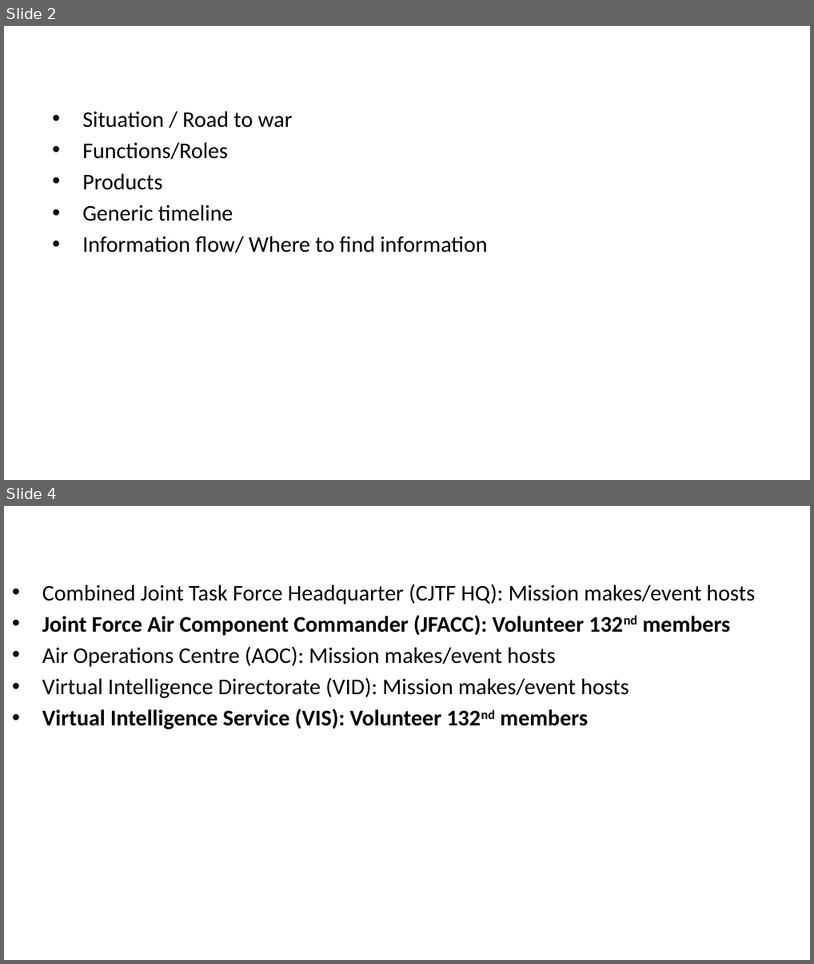
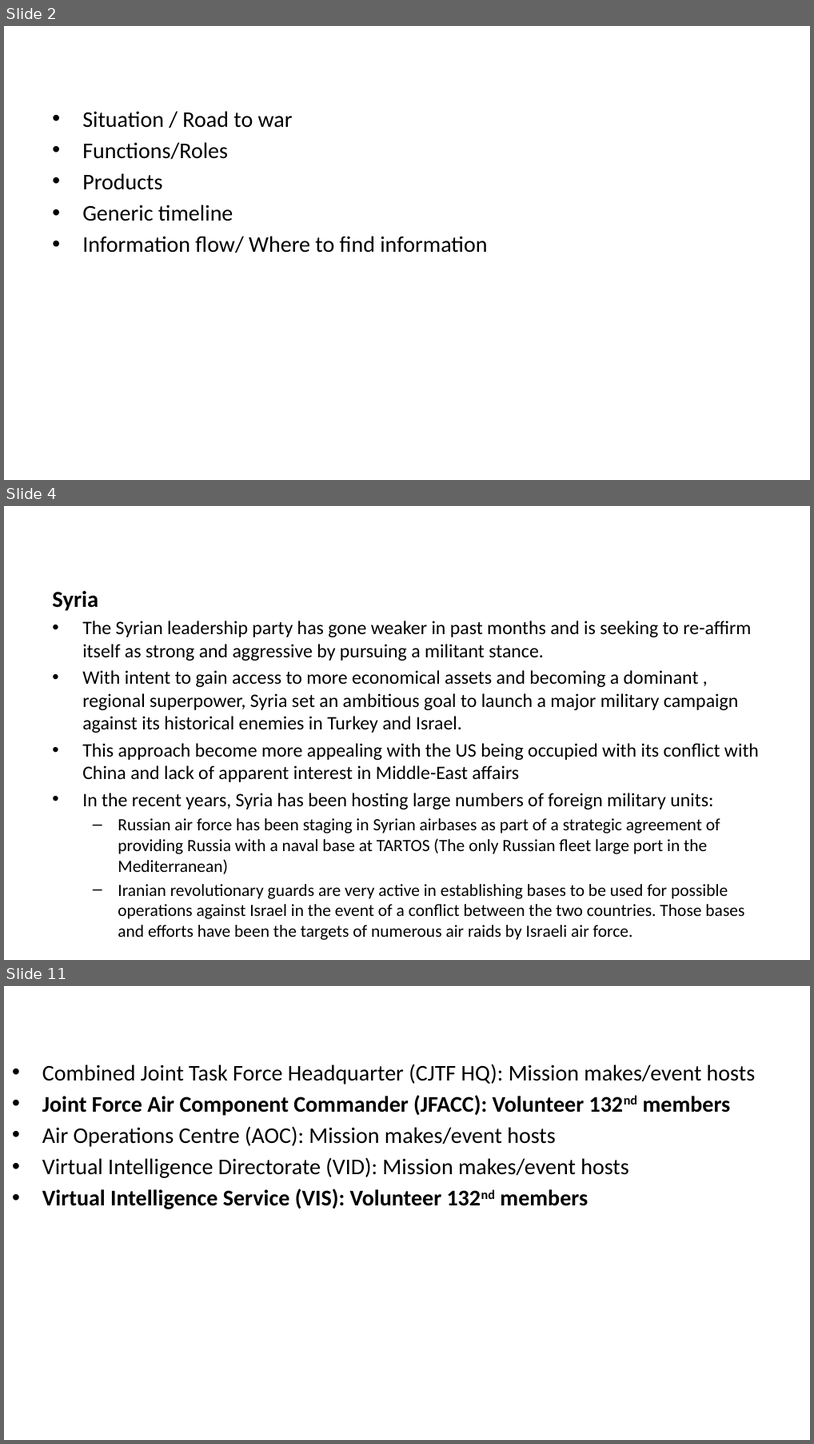
Before and after one commit to 132nd-vWing/OPAR-Brief, a slide deck: UNDER DEVELOPMENT/132nd OP ACTIVE RESOLVE Introduction Brief.pptx. Shown one above the other, each under a label of ours: slides 2 and 4 before the commit, slides 2, 4 and 11 after it; the slides between them are not shown. The pictures are 814x964 and 814x1444 pixels, drawn with LibreOffice and Linux fonts; fonts in the diff are those of the drawing; background and template pictures are left out. Boxes give left, top, right and bottom in pixels: in the first picture for what was removed or moved away, otherwise in the second. Text is boxed around its words. In the diff, an @@ line names an element or a change of style, - is before the commit and + after.

Commit message:
Added content to SITUATION slides

```diff
--- a/UNDER DEVELOPMENT/132nd OP ACTIVE RESOLVE Introduction Brief.pptx
+++ b/UNDER DEVELOPMENT/132nd OP ACTIVE RESOLVE Introduction Brief.pptx
@@ slide 4 added at box(4, 506, 810, 960), background #FFFFFF @@
@@ title added at box(52, 591, 98, 611), 28 pt, text #FFFFFF, bold @@
+SITUATION - Syria
@@ text added at box(82, 620, 759, 940), 17 pt, text #000000 @@
+Syria
+• The Syrian leadership party has gone weaker in past months and is seeking to re-affirm itself as strong and aggressive by pursuing a militant stance.
+• With intent to gain access to more economical assets and becoming a dominant , regional superpower, Syria set an ambitious goal to launch a major military campaign against its historical enemies in Turkey and Israel.
+• This approach become more appealing with the US being occupied with its conflict with China and lack of apparent interest in Middle-East affairs
+• In the recent years, Syria has been hosting large numbers of foreign military units:
+  – Russian air force has been staging in Syrian airbases as part of a strategic agreement of providing Russia with a naval base at TARTOS (The only Russian fleet large port in the Mediterranean)
+  – Iranian revolutionary guards are very active in establishing bases to be used for possible operations against Israel in the event of a conflict between the two countries. Those bases and efforts have been the targets of numerous air raids by Israeli air force.
@@ what was slide 4 is now slide 11 @@
```
Also in this commit, not shown: 7 other slides added, 1 slide removed, 1 other file.
